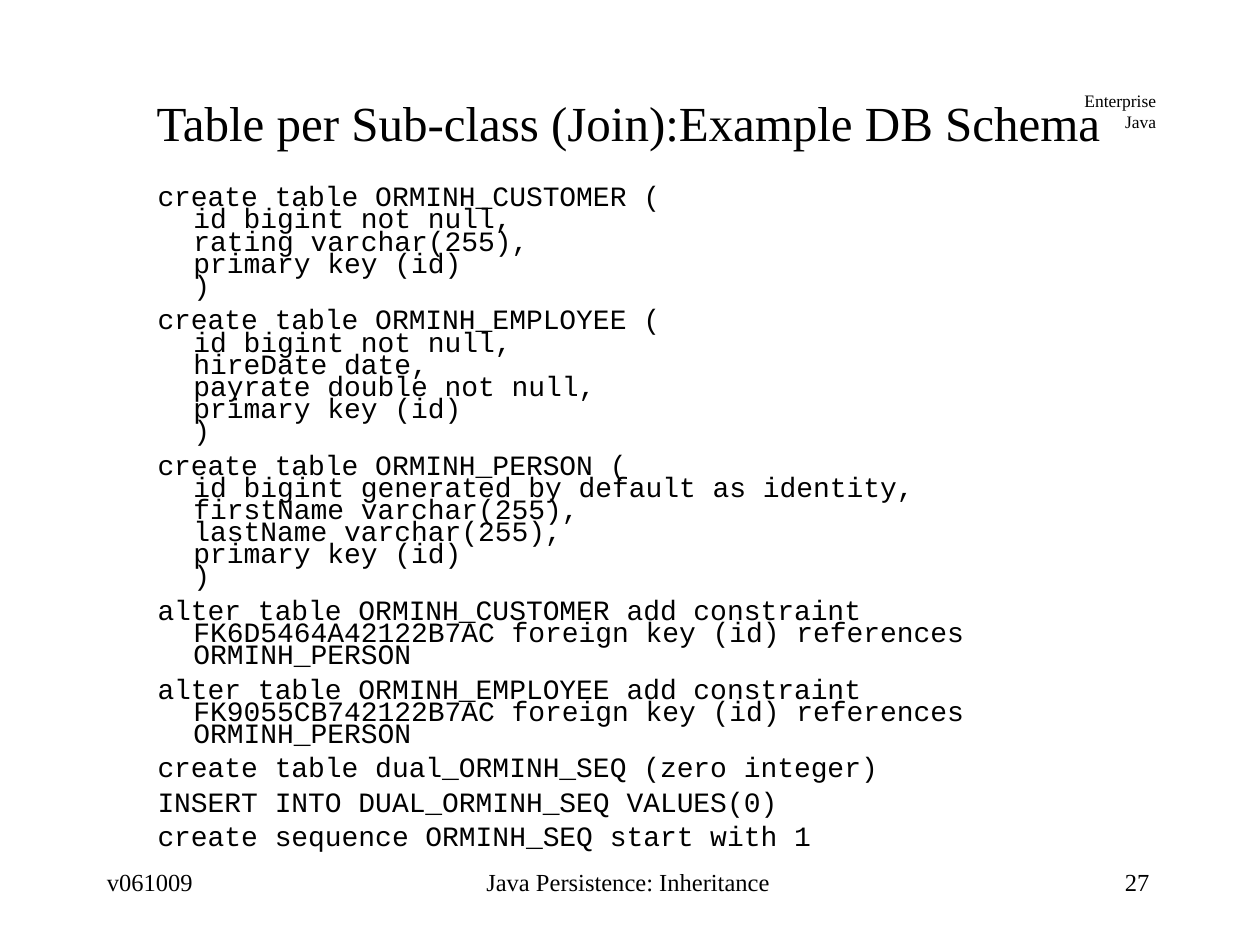
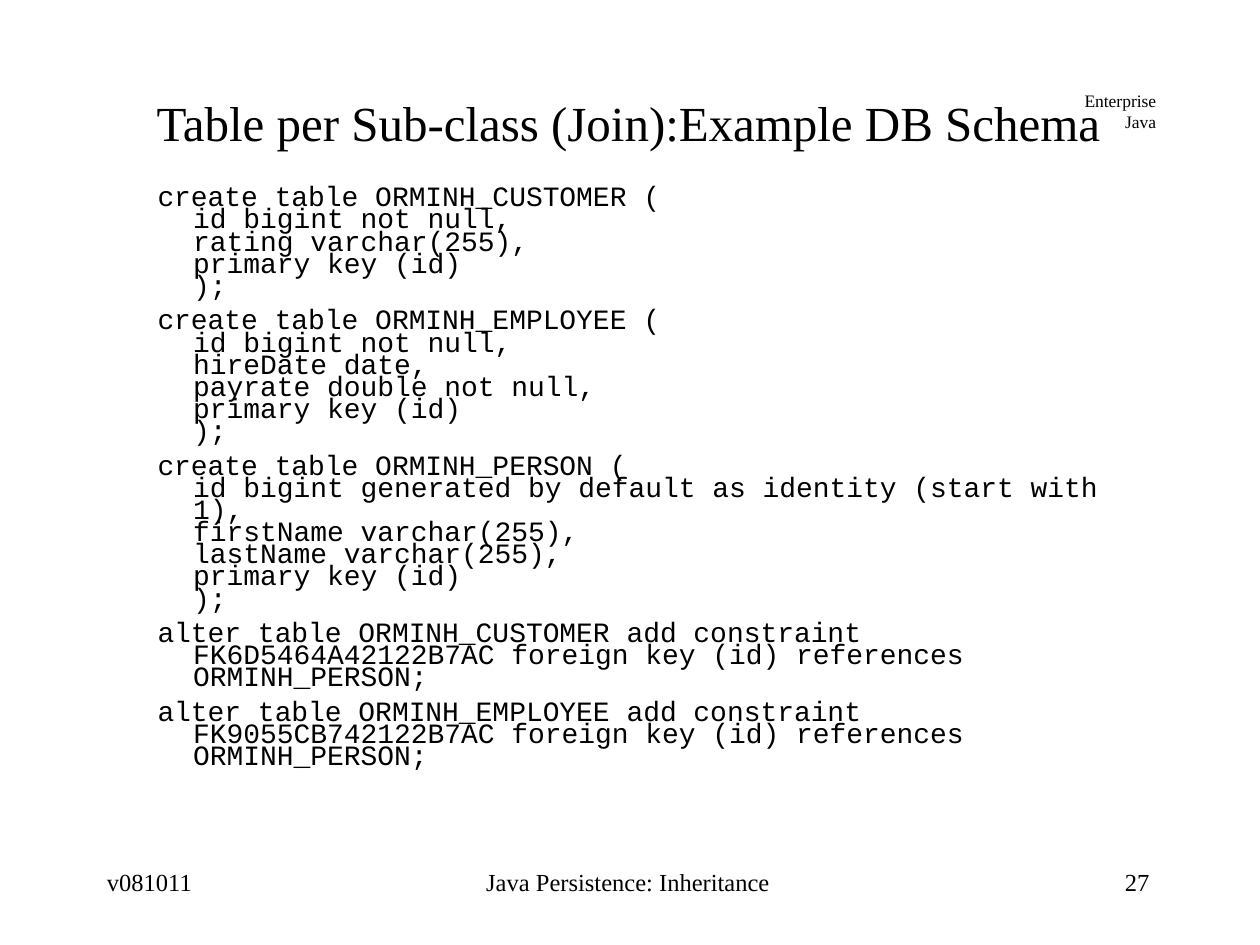
Before and after one commit to jcstaff/ejava-javaee, a slide deck: slide 27 of ormInheritance/src/site/resources/lectures/ormInheritance.ppt. Drawn at 1260x945 pixels with LibreOffice and Linux fonts; fonts in the diff are those of the drawing. Boxes give left, top, right and bottom in pixels: in the first picture for what was removed or moved away, otherwise in the second. Text is boxed around its words. In the diff, an @@ line names an element or a change of style, - is before the commit and + after.

```diff
--- a/ormInheritance/src/site/resources/lectures/ormInheritance.ppt
+++ b/ormInheritance/src/site/resources/lectures/ormInheritance.ppt
@@ text at <box>158,186,1098,770</box>: text changed @@
-  create table ORMINH_CUSTOMER (
-  id bigint not null,
-  rating varchar(255),
-  primary key (id)
-  )
-  create table ORMINH_EMPLOYEE (
-  id bigint not null,
-  hireDate date,
-  payrate double not null,
-  primary key (id)
-  )
-  create table ORMINH_PERSON (
-  id bigint generated by default as identity,
-  firstName varchar(255),
-  lastName varchar(255),
-  primary key (id)
-  )
-  alter table ORMINH_CUSTOMER add constraint FK6D5464A42122B7AC foreign key (id) references ORMINH_PERSON
-  alter table ORMINH_EMPLOYEE add constraint FK9055CB742122B7AC foreign key (id) references ORMINH_PERSON
-  create table dual_ORMINH_SEQ (zero integer)
-  INSERT INTO DUAL_ORMINH_SEQ VALUES(0)
-  create sequence ORMINH_SEQ start with 1
+  create table ORMINH_CUSTOMER (
+  id bigint not null,
+  rating varchar(255),
+  primary key (id)
+  );
+  create table ORMINH_EMPLOYEE (
+  id bigint not null,
+  hireDate date,
+  payrate double not null,
+  primary key (id)
+  );
+  create table ORMINH_PERSON (
+  id bigint generated by default as identity (start with 1),
+  firstName varchar(255),
+  lastName varchar(255),
+  primary key (id)
+  );
+  alter table ORMINH_CUSTOMER add constraint FK6D5464A42122B7AC foreign key (id) references ORMINH_PERSON;
+  alter table ORMINH_EMPLOYEE add constraint FK9055CB742122B7AC foreign key (id) references ORMINH_PERSON;
@@ text at <box>107,874,192,892</box>: text changed @@
-v061009
+v081011
```
Also in this commit, not shown: 41 other slides changed, 3 slides added, 2 slides removed, 23 other files.
